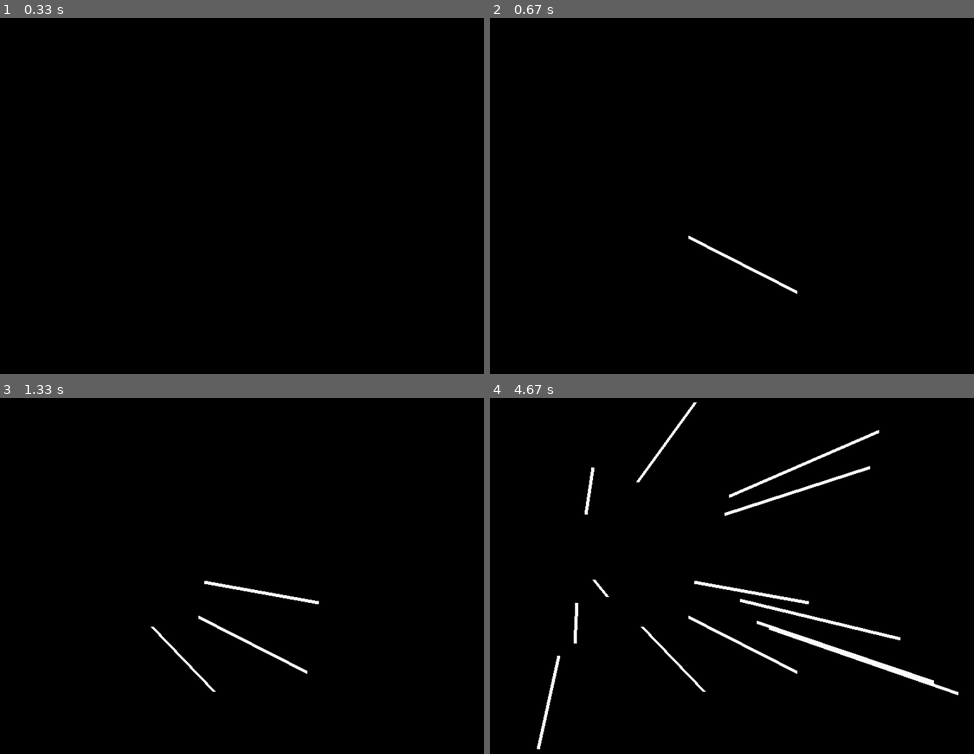
Above: before the commit, frames 1-4 (two rows, left to right).
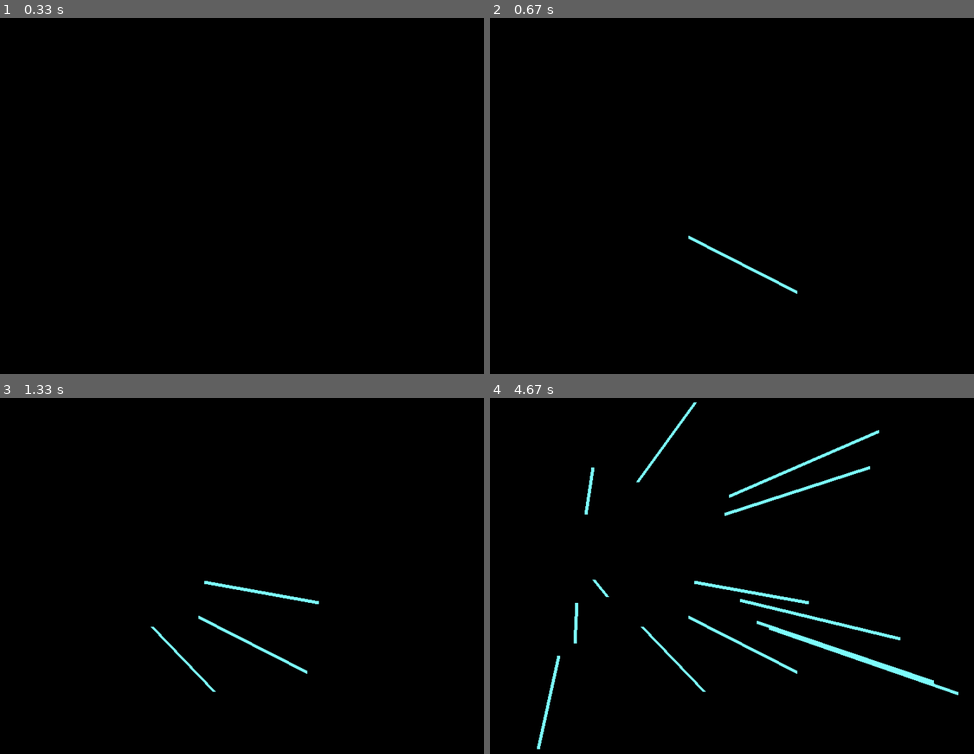
Above: after the commit, the same moments.

Repository: Nimgwen/UPCH-3D-OpenGL-modified-
Game: pygame game, started from 3. GraficarLineas.py
The game is run twice, just before and just after one commit, with the same random seed, the same clock (stepped at 60 frames per second) and the same inputs.
Inputs (mouse positions are in pixels of both pictures, inside the frame that each line leads up to):
- Up to frame 1 (0.33 s): no input
- Up to frame 2 (0.67 s): press the mouse at (577, 181) at 0.37 s; move the mouse to (688, 235) at 0.47 s; release the mouse at (794, 292) at 0.6 s
- Up to frame 3 (1.33 s): press the mouse at (87, 561) at 0.7 s; move the mouse to (203, 583) at 0.8 s; release the mouse at (319, 604) at 0.93 s; press the mouse at (87, 561) at 1.03 s; move the mouse to (150, 625) at 1.13 s; release the mouse at (212, 689) at 1.27 s
- Up to frame 4 (4.67 s): press the mouse at (577, 561) at 1.37 s; move the mouse to (741, 600) at 1.47 s; release the mouse at (901, 640) at 1.6 s; press the mouse at (577, 561) at 1.7 s; move the mouse to (770, 629) at 1.8 s; release the mouse at (959, 693) at 1.93 s; press the mouse at (577, 561) at 2.03 s; move the mouse to (722, 515) at 2.13 s; release the mouse at (867, 469) at 2.27 s; press the mouse at (577, 561) at 2.37 s; move the mouse to (727, 497) at 2.47 s; release the mouse at (877, 430) at 2.6 s; press the mouse at (577, 561) at 2.7 s; move the mouse to (586, 515) at 2.8 s; release the mouse at (591, 469) at 2.93 s; press the mouse at (577, 561) at 3.03 s; move the mouse to (557, 654) at 3.13 s; release the mouse at (538, 750) at 3.27 s; press the mouse at (577, 561) at 3.37 s; move the mouse to (591, 579) at 3.47 s; release the mouse at (606, 597) at 3.6 s; press the mouse at (577, 561) at 3.7 s; move the mouse to (756, 622) at 3.8 s; release the mouse at (935, 682) at 3.93 s; press the mouse at (577, 561) at 4.03 s; move the mouse to (635, 483) at 4.13 s; release the mouse at (693, 401) at 4.27 s; press the mouse at (577, 561) at 4.37 s; move the mouse to (577, 604) at 4.47 s; release the mouse at (572, 643) at 4.6 s

Frame 1 is identical in both runs. In frame 2, 0.2% of the frame differs, in the area x 40-64%, y 61-78%; in frame 3, 0.6%; in frame 4, 2.9%, in the area x 9-97%, y 1-99%.

Commit message:
Update 3. GraficarLineas.py

Diff:
--- a/3. GraficarLineas.py
+++ b/3. GraficarLineas.py
@@ -20,6 +20,7 @@
     glMatrixMode(GL_PROJECTION)
     glLoadIdentity()
     gluOrtho2D(0, ort_ancho, 0, ort_alto)
+    glColor((0.5, 1, 1, 1))
 
 def plotearGrafico():
     glBegin(GL_POINTS)
@@ -45,6 +46,15 @@
         glEnd()
 
 def map_value(current_min, current_max, new_min, new_max, value):
+    '''
+    Ajustar la posición del mouse respecto a la pantalla
+    :param current_min:
+    :param current_max:
+    :param new_min:
+    :param new_max:
+    :param value:
+    :return:
+    '''
     current_range = current_max - current_min
     new_range = new_max - new_min
     return new_min + new_range * ((value - current_min)/current_range)
@@ -55,7 +65,7 @@
 
 Fin = False
 inicializar_Ortografica()
-glPointSize(10)
+glPointSize(5)
 while not Fin:
     pos = None
     for event in pygame.event.get():
